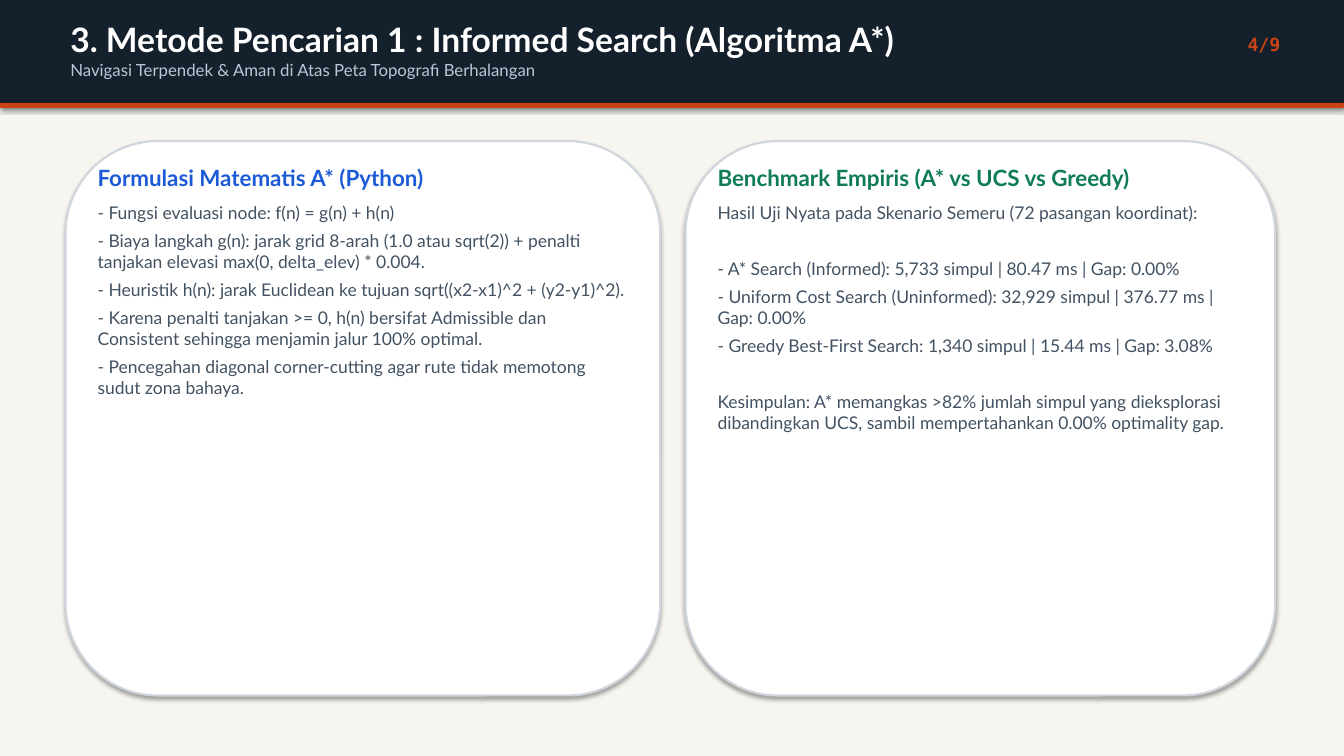
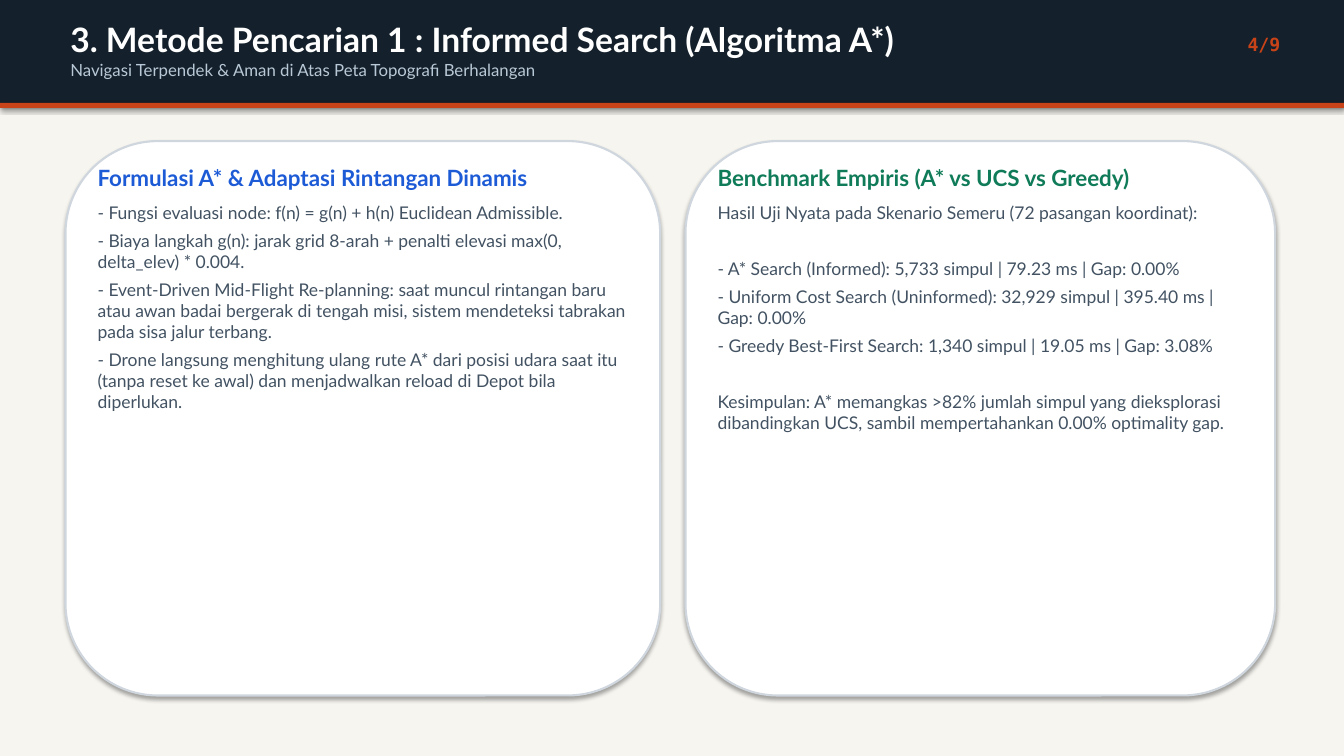
Before and after one commit to PopSharkkk/ArtificialConceptFinalProject, a slide deck: slide 4 of AeroRelief_Progress_KKA.pptx. Drawn at 1344x756 pixels with LibreOffice and Linux fonts; fonts in the diff are those of the drawing. Boxes give left, top, right and bottom in pixels: in the first picture for what was removed or moved away, otherwise in the second. Text is boxed around its words. In the diff, an @@ line names an element or a change of style, - is before the commit and + after.

Commit message:
Add dynamic/moving obstacles and real-time mid-flight A* re-planning across engine, web UI, video, and PPTX

```diff
--- a/AeroRelief_Progress_KKA.pptx
+++ b/AeroRelief_Progress_KKA.pptx
@@ text at (x1=98, y1=169, x2=625, y2=411): text changed @@
-Formulasi Matematis A* (Python)
-- Fungsi evaluasi node: f(n) = g(n) + h(n)
-- Biaya langkah g(n): jarak grid 8-arah (1.0 atau sqrt(2)) + penalti tanjakan elevasi max(0, delta_elev) * 0.004.
-- Heuristik h(n): jarak Euclidean ke tujuan sqrt((x2-x1)^2 + (y2-y1)^2).
-- Karena penalti tanjakan >= 0, h(n) bersifat Admissible dan Consistent sehingga menjamin jalur 100% optimal.
-- Pencegahan diagonal corner-cutting agar rute tidak memotong sudut zona bahaya.
+Formulasi A* & Adaptasi Rintangan Dinamis
+- Fungsi evaluasi node: f(n) = g(n) + h(n) Euclidean Admissible.
+- Biaya langkah g(n): jarak grid 8-arah + penalti elevasi max(0, delta_elev) * 0.004.
+- Event-Driven Mid-Flight Re-planning: saat muncul rintangan baru atau awan badai bergerak di tengah misi, sistem mendeteksi tabrakan pada sisa jalur terbang.
+- Drone langsung menghitung ulang rute A* dari posisi udara saat itu (tanpa reset ke awal) dan menjadwalkan reload di Depot bila diperlukan.
@@ text at (x1=718, y1=261, x2=1213, y2=355): text changed @@
-- A* Search (Informed): 5,733 simpul | 80.47 ms | Gap: 0.00%
-- Uniform Cost Search (Uninformed): 32,929 simpul | 376.77 ms | Gap: 0.00%
-- Greedy Best-First Search: 1,340 simpul | 15.44 ms | Gap: 3.08%
+- A* Search (Informed): 5,733 simpul | 79.23 ms | Gap: 0.00%
+- Uniform Cost Search (Uninformed): 32,929 simpul | 395.40 ms | Gap: 0.00%
+- Greedy Best-First Search: 1,340 simpul | 19.05 ms | Gap: 3.08%
```
Also in this commit, not shown: 3 other slides changed, 22 other files.
